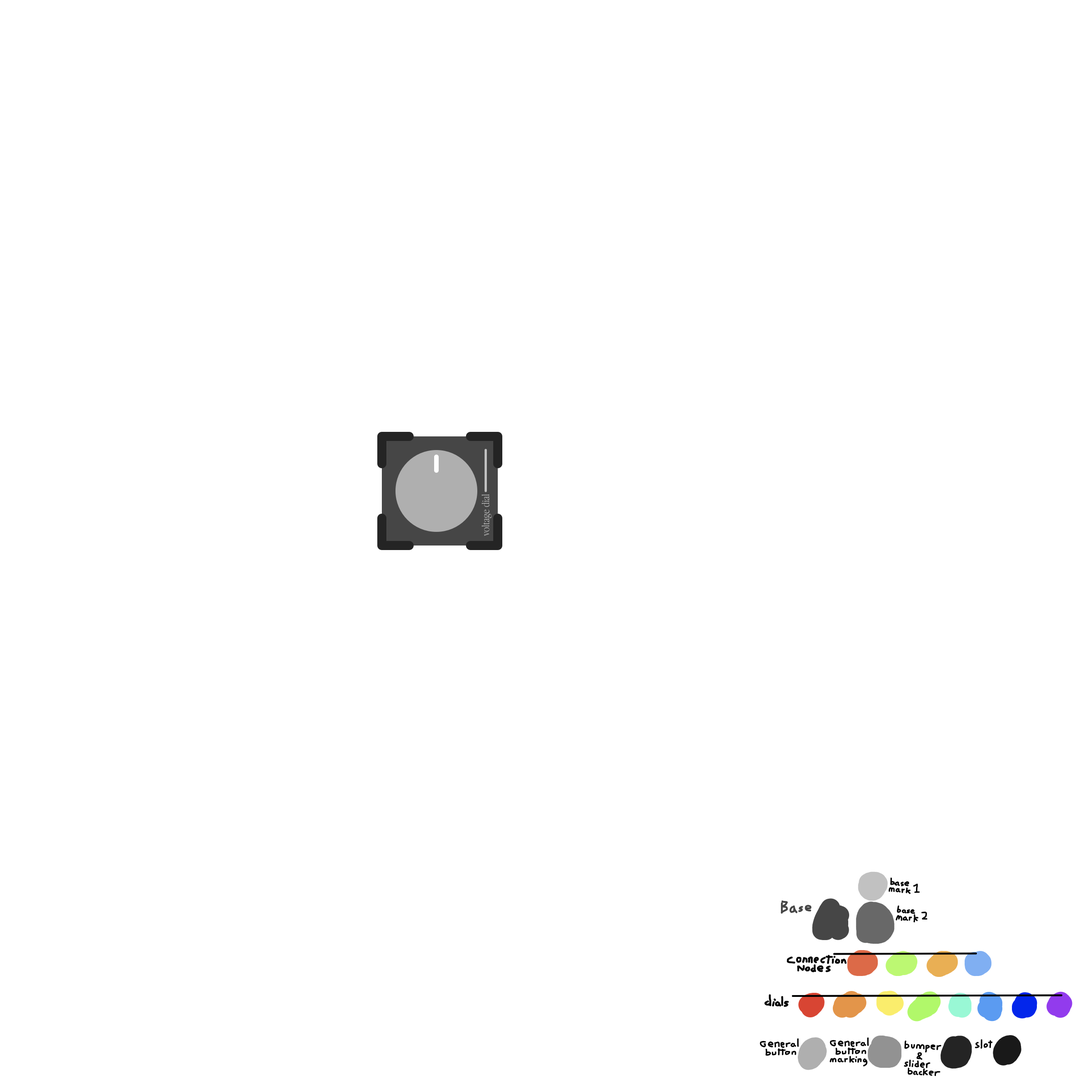
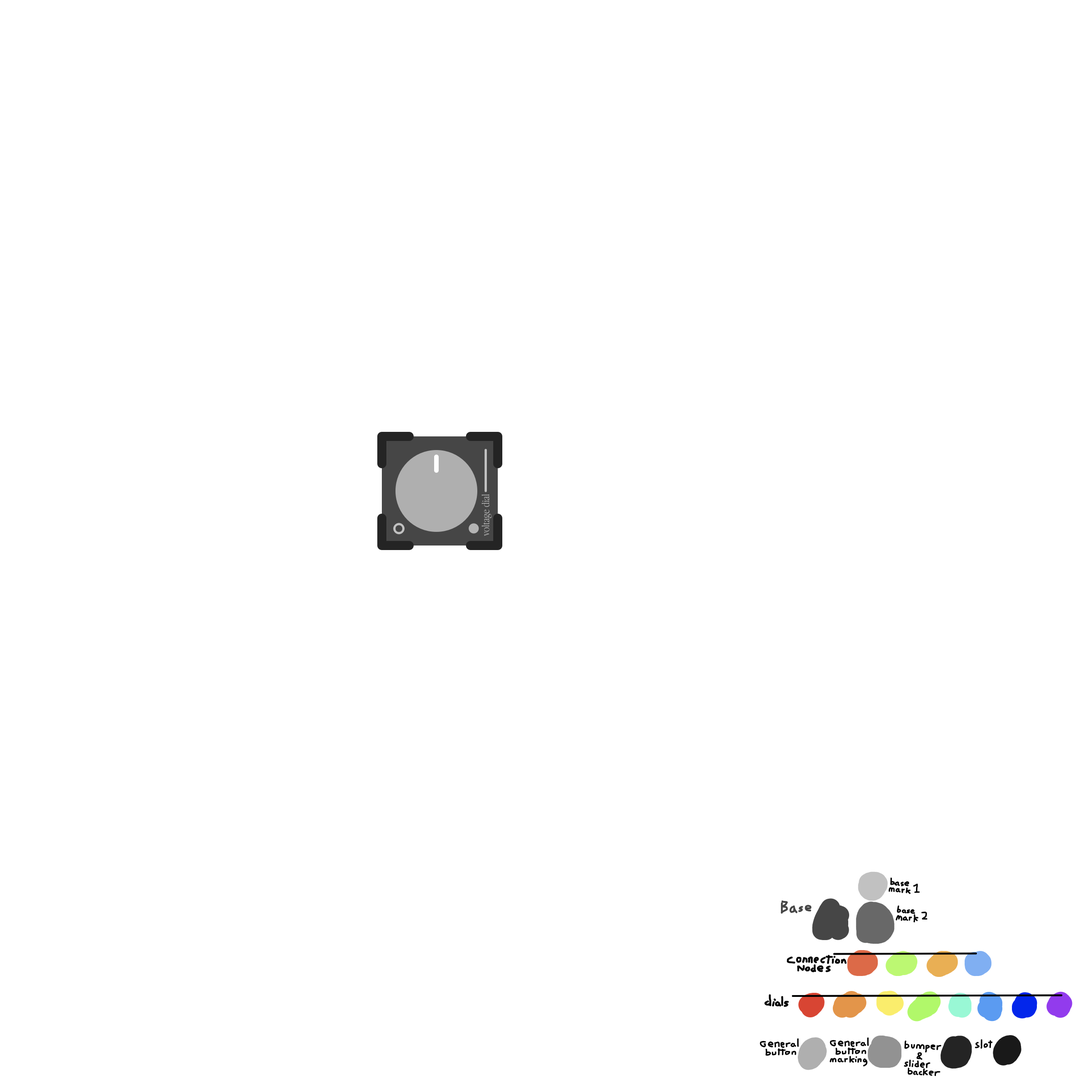
Layers edited between the first and the second 1091x1091 image:
pixels changed over [393, 523, 480, 535] (layer not identified)
